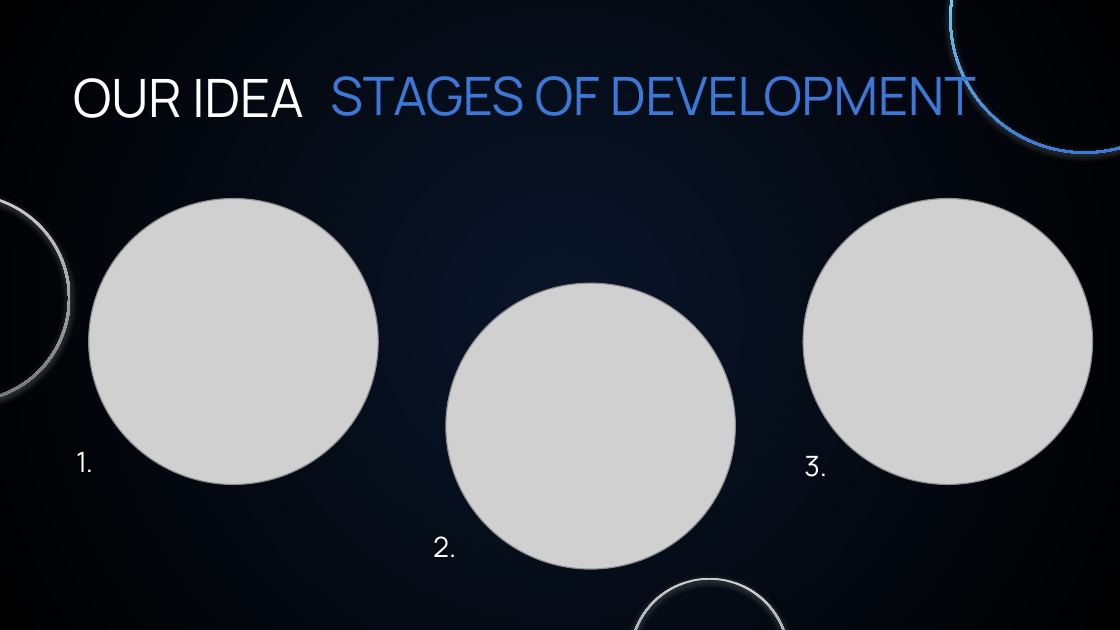
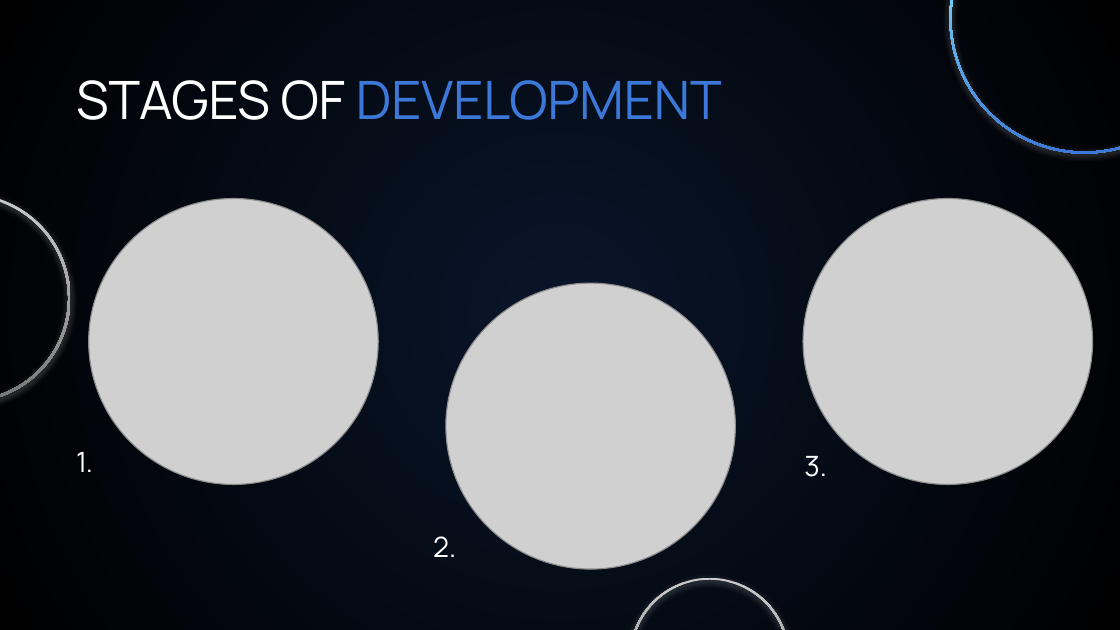
Before and after one commit to PAAndonov22/Bluma, a slide deck: slide 4 of documents/Presentation.pptx (slide 3 before the commit). Drawn at 1120x630 pixels with LibreOffice and Linux fonts; fonts in the diff are those of the drawing; grey boxes stand for pictures. Boxes give left, top, right and bottom in pixels: in the first picture for what was removed or moved away, otherwise in the second. Text is boxed around its words. In the diff, an @@ line names an element or a change of style, - is before the commit and + after.

```diff
--- a/documents/Presentation.pptx
+++ b/documents/Presentation.pptx
@@ text "STAGES OF DEVELOPMENT": place and size @@
-text "STAGES OF DEVELOPMENT" at (330,66,976,116)
+text "STAGES OF DEVELOPMENT" at (76,80,722,120)
@@ text "STAGES OF DEVELOPMENT" at (76,80,722,120): text colour #3C78D8 to #FFFFFF in "STAGES OF" @@
@@ title removed at (73,78,303,118) @@
-OUR IDEA
```
Also in this commit, not shown: 1 other slide changed, 1 slide added, 43 other files.
